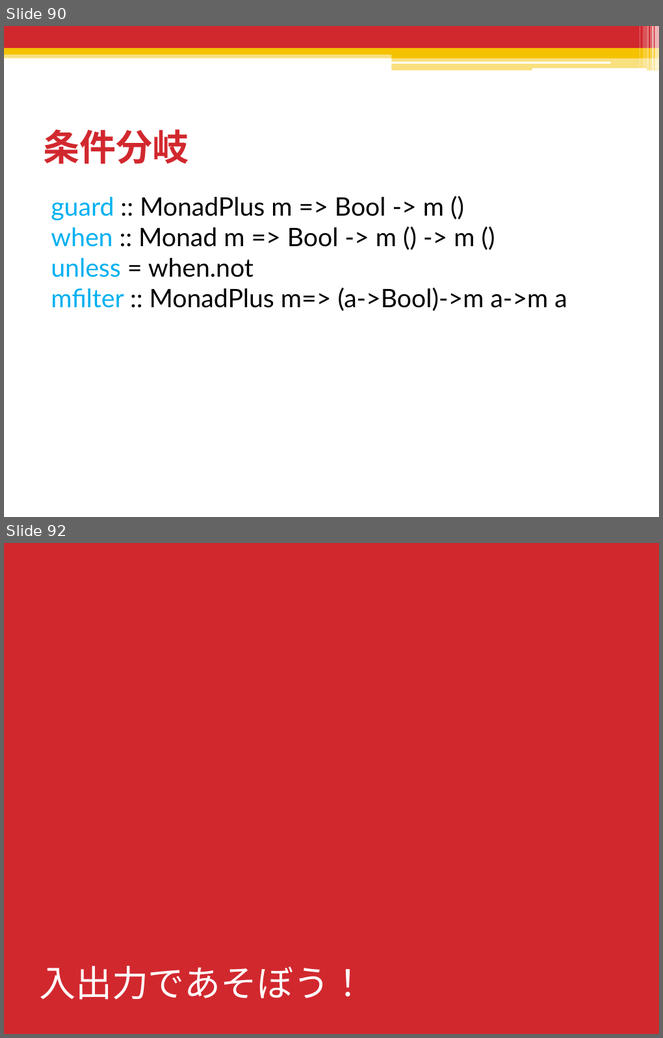
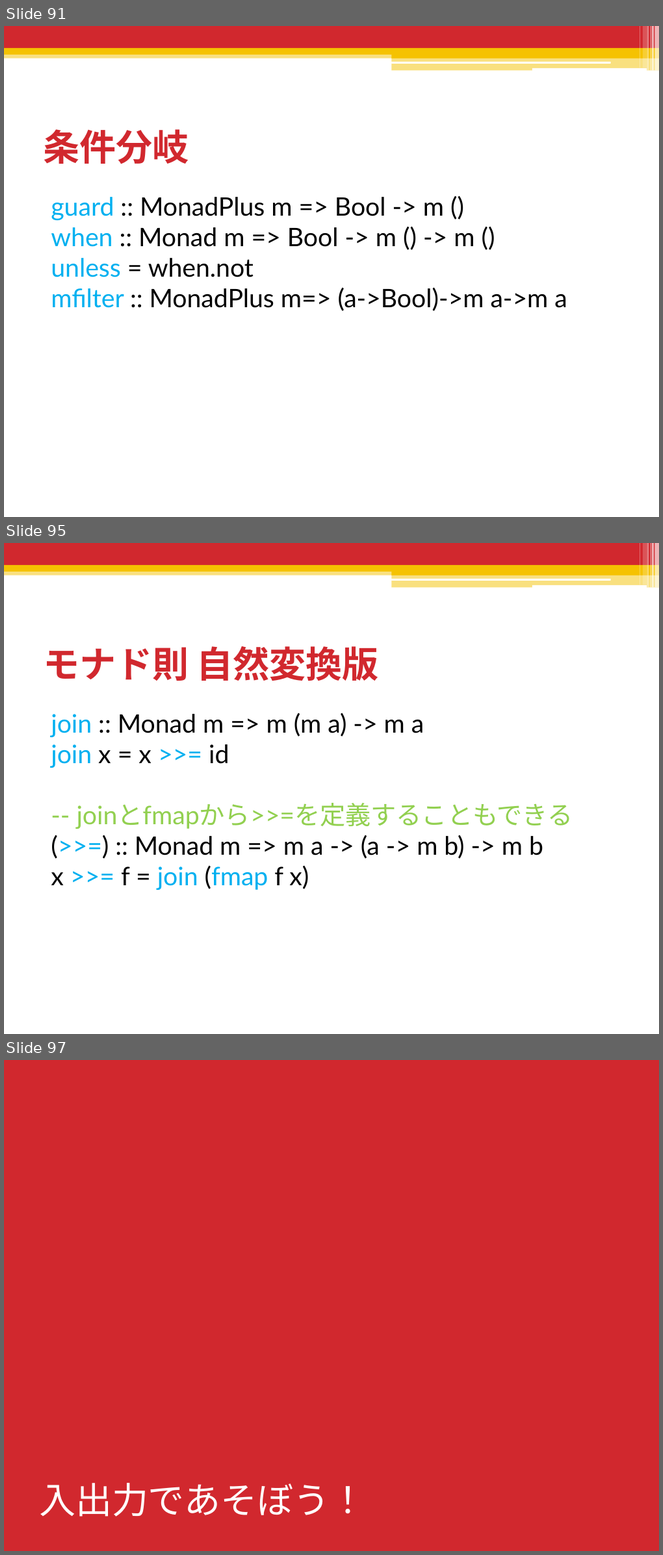
Before and after one commit to shiatsumat/HaskellLecture, a slide deck: 2_monad/slides/2_monad.pptx. Shown one above the other, each under a label of ours: slides 90 and 92 before the commit, slides 91, 95 and 97 after it; the slides between them are not shown. The pictures are 663x1038 and 663x1555 pixels, drawn with LibreOffice and Linux fonts; fonts in the diff are those of the drawing. Boxes give left, top, right and bottom in pixels: in the first picture for what was removed or moved away, otherwise in the second. Text is boxed around its words. In the diff, an @@ line names an element or a change of style, - is before the commit and + after.

```diff
--- a/2_monad/slides/2_monad.pptx
+++ b/2_monad/slides/2_monad.pptx
@@ slide 95 added at (4,543,659,1034), background #FFFFFF; not listed: 13 template elements that a slide beside it also shows @@
@@ title added at (43,646,379,681), 40 pt, text #D1282E, bold @@
+モナド則 自然変換版
@@ text added at (51,713,573,890), 28 pt, text #000000 @@
+join :: Monad m => m (m a) -> m a
+join x = x >>= id
+-- joinとfmapから>>=を定義することもできる
+(>>=) :: Monad m => m a -> (a -> m b) -> m b
+x >>= f = join (fmap f x)
@@ what was slide 90 is now slide 91 @@
@@ what was slide 92 is now slide 97 @@
```
Also in this commit, not shown: 4 slides changed, 6 other slides added, 1 other file.
